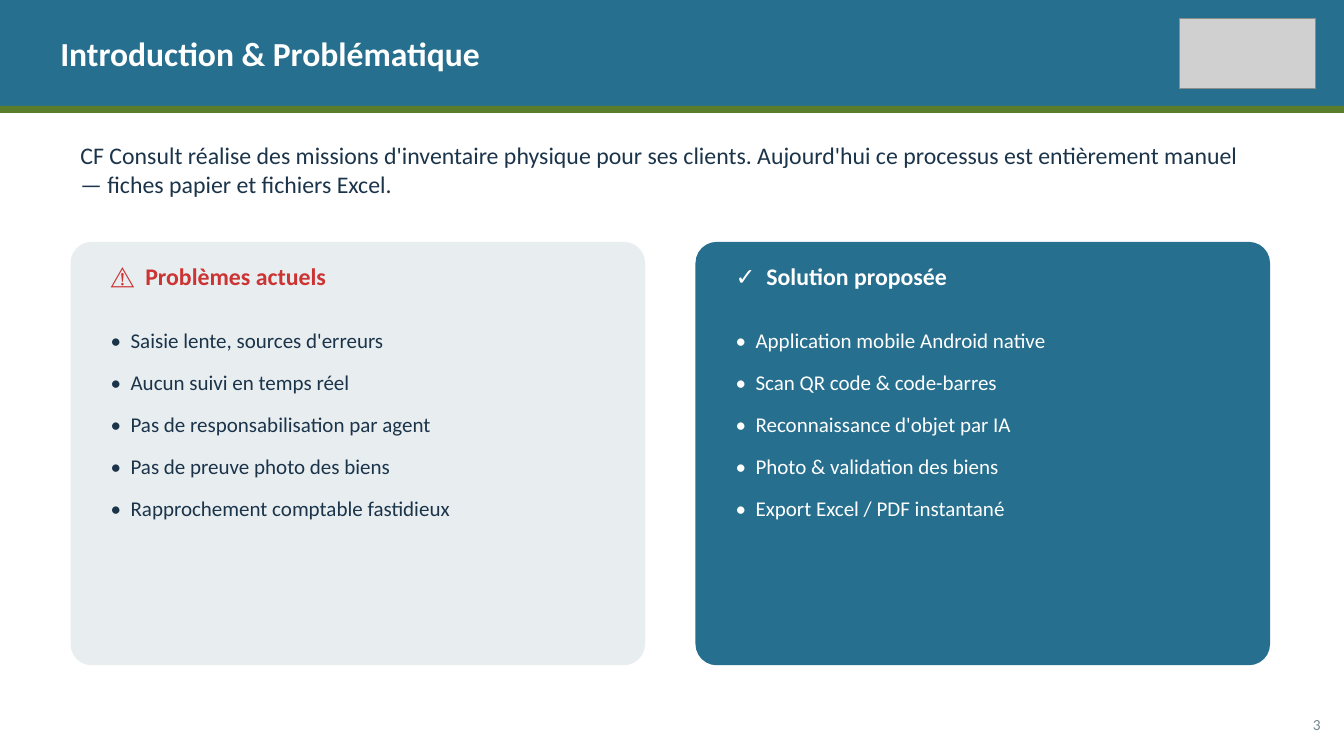
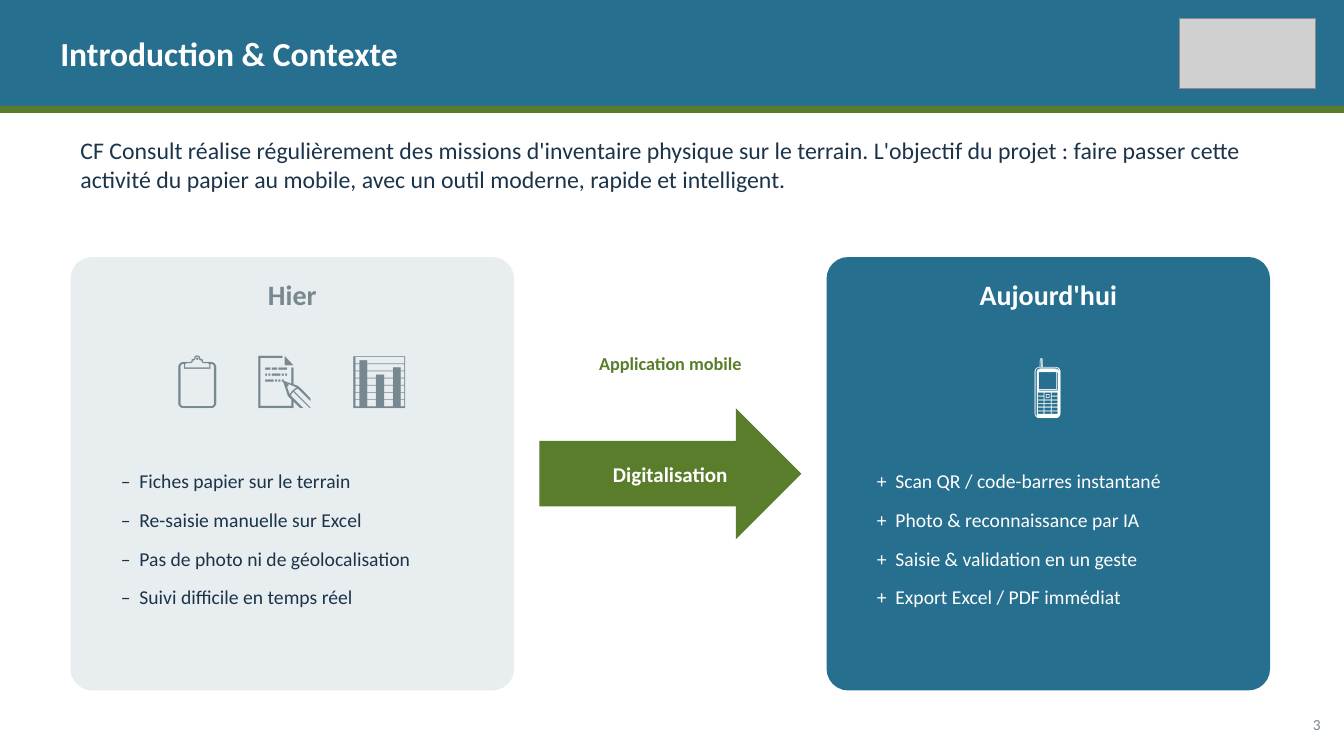
Before and after one commit to Kenzaf12/inventaire-android, a slide deck: slide 3 of soutenance_stage_inventaire_cfc.pptx. Drawn at 1344x756 pixels with LibreOffice and Linux fonts; fonts in the diff are those of the drawing; grey boxes stand for pictures. Boxes give left, top, right and bottom in pixels: in the first picture for what was removed or moved away, otherwise in the second. Text is boxed around its words. In the diff, an @@ line names an element or a change of style, - is before the commit and + after.

```diff
--- a/soutenance_stage_inventaire_cfc.pptx
+++ b/soutenance_stage_inventaire_cfc.pptx
@@ text at (60, 42, 398, 67): text changed @@
-Introduction & Problématique
+Introduction & Contexte
@@ text at (80, 142, 1240, 192): text changed @@
-CF Consult réalise des missions d'inventaire physique pour ses clients. Aujourd'hui ce processus est entièrement manuel — fiches papier et fichiers Excel.
+CF Consult réalise régulièrement des missions d'inventaire physique sur le terrain. L'objectif du projet : faire passer cette activité du papier au mobile, avec un outil moderne, rapide et intelligent.
@@ rounded rectangle: place and size @@
-rounded rectangle at (71, 242, 645, 665)
+rounded rectangle at (71, 257, 514, 691)
@@ text at (145, 268, 326, 285): text changed; size 17 to 40 pt; text colour #CC3333 to #778890; bold off @@
-⚠ Problèmes actuels
+📋 📝 📊
@@ text removed at (766, 268, 947, 289) @@
-✓ Solution proposée
@@ rounded rectangle: place and size @@
-rounded rectangle at (696, 242, 1270, 665)
+rounded rectangle at (827, 257, 1270, 691)
@@ text added at (268, 285, 317, 305), 20 pt, text #778890, bold @@
+Hier
@@ text added at (980, 285, 1117, 310), 20 pt, text #FFFFFF, bold @@
+Aujourd'hui
@@ text added at (599, 357, 741, 373), 13 pt, text #5A7D2B, bold @@
+Application mobile
@@ text added at (827, 338, 1270, 439), 46 pt, text #FFFFFF @@
+📱
@@ right arrow added at (539, 408, 802, 539), fill #5A7D2B @@
@@ text at (139, 474, 410, 607): text changed; size 15 to 14 pt @@
-• Saisie lente, sources d'erreurs
-• Aucun suivi en temps réel
-• Pas de responsabilisation par agent
-• Pas de preuve photo des biens
-• Rapprochement comptable fastidieux
+– Fiches papier sur le terrain
+– Re-saisie manuelle sur Excel
+– Pas de photo ni de géolocalisation
+– Suivi difficile en temps réel
@@ text added at (613, 467, 727, 486), 15 pt, text #FFFFFF, bold @@
+Digitalisation
@@ text at (895, 474, 1161, 607): text changed; size 15 to 14 pt @@
-• Application mobile Android native
-• Scan QR code & code-barres
-• Reconnaissance d'objet par IA
-• Photo & validation des biens
-• Export Excel / PDF instantané
++ Scan QR / code-barres instantané
++ Photo & reconnaissance par IA
++ Saisie & validation en un geste
++ Export Excel / PDF immédiat
```
Also in this commit, not shown: 1 other slide changed, 1 other file.
